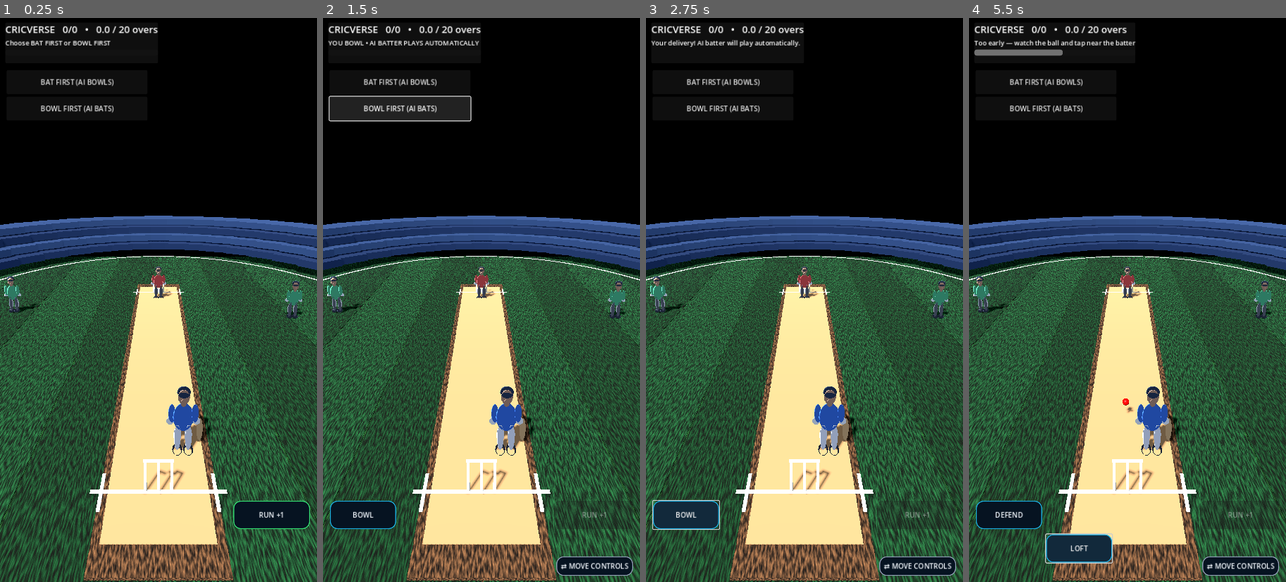
Above: before the commit, frames 1-4 (left to right).
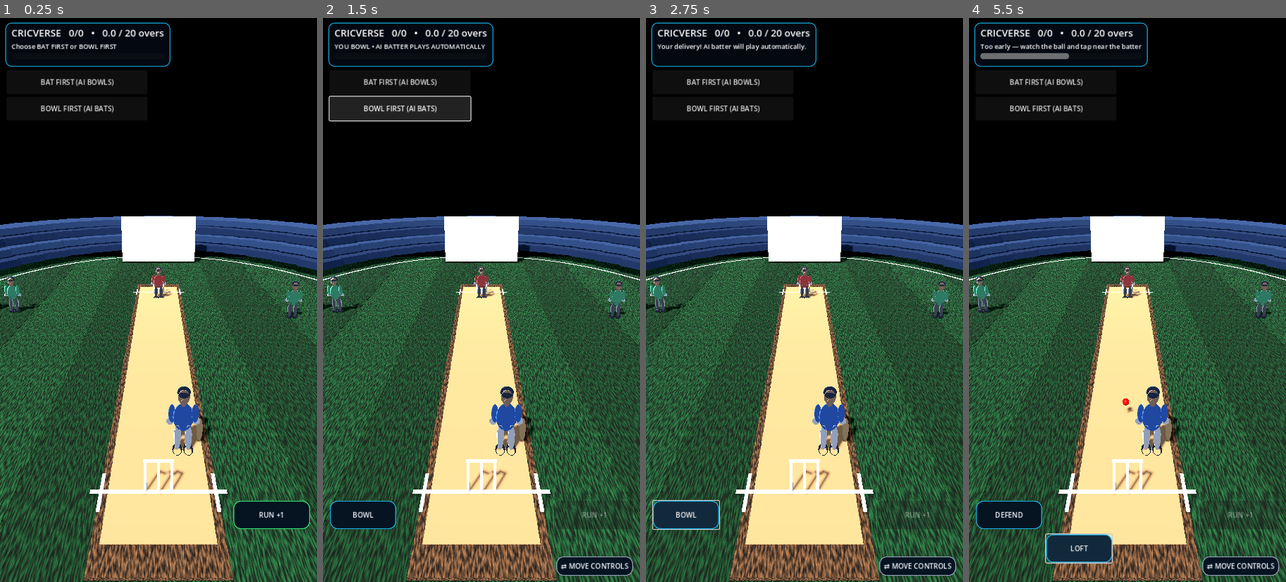
Above: after the commit, the same moments.

Repository: rakibbristy/boundary-cricket
Game: Godot game, scene res://main.tscn
Two runs of this game, one before a commit and one after it. Both use one fixed random seed, a clock stepped at 60 frames per second and the inputs below.
Inputs:
- Up to frame 1 (0.25 s): no input
- Up to frame 2 (1.5 s): click "BAT FIRST (AI BOWLS)" at 0.5 s; click "BOWL FIRST (AI BATS)" at 1.25 s
- Up to frame 3 (2.75 s): click "BOWL" at 2 s
- Up to frame 4 (5.5 s): click "BAT FIRST (AI BOWLS)" at 2.75 s; click "DEFEND" at 3.5 s; click "DRIVE" at 4.25 s; click "LOFT" at 5 s

The runs differ from the first frame. In frame 1, 3.2% of the frame differs, in the area x 0-66%, y 0-52%; in frame 2, 3.4%; in frame 3, 3.4%; in frame 4, 3.9%.

Commit message:
Add original stadium displays and premium CRICVERSE HUD styling

Diff:
--- a/cricverse/main.gd
+++ b/cricverse/main.gd
@@ -100,6 +100,7 @@
 		_make_box("Bail", Vector3(0, 1.10, z), Vector3(0.82, 0.055, 0.075), Color(0.98, 0.91, 0.73))
 	_add_oval_boundary()
 	_build_stadium()
+	_add_stadium_details()
 	make_batter()
 	make_bowler()
 	camera = Camera3D.new()
@@ -137,6 +138,31 @@
 			lamp.omni_range = 28.0
 			lamp.shadow_enabled = false
 			add_child(lamp)
+
+
+func _add_stadium_details() -> void:
+	# Original CRICVERSE visual identity: illuminated score displays and sight screens.
+	for side in [-1, 1]:
+		var screen := _make_box("CRICVERSE_Score_Display", Vector3(float(side) * 15.2, 5.0, -1.5), Vector3(0.32, 3.0, 5.6), Color(0.012, 0.035, 0.075))
+		screen.rotation.y = PI * 0.5 if side < 0 else -PI * 0.5
+		var screen_label := Label3D.new()
+		screen_label.name = "Score_Display_Text"
+		screen_label.text = "CRICVERSE\nYOUR WORLD. YOUR CRICKET."
+		screen_label.font_size = 32
+		screen_label.pixel_size = 0.012
+		screen_label.modulate = Color(0.35, 0.92, 1.0)
+		screen_label.position = Vector3(0.0, 0.0, 0.18)
+		screen.add_child(screen_label)
+	# Sight screens at both ends give the pitch a recognisable broadcast-ground layout.
+	for end_sign in [-1, 1]:
+		var sight := _make_box("Sight_Screen", Vector3(0, 2.2, float(end_sign) * 18.7), Vector3(7.0, 4.2, 0.42), Color(0.82, 0.84, 0.82))
+		sight.material_override = _mat(Color(0.82, 0.84, 0.82), 0.0, 0.95)
+	# Low-profile LED fascia around the near-side boundary.
+	for side in [-1, 1]:
+		var fascia := _make_box("LED_Boundary_Fascia", Vector3(float(side) * 15.4, 0.55, 0), Vector3(0.18, 0.72, 35.0), Color(0.015, 0.12, 0.19))
+		fascia.material_override = _mat(Color(0.015, 0.12, 0.19), 0.15, 0.38)
+		for z in range(-16, 17, 4):
+			_make_box("LED_Fascia_Light", Vector3(float(side) * 15.29, 0.58, float(z)), Vector3(0.035, 0.12, 2.2), Color(0.08, 0.72, 0.92))
 
 func _add_oval_boundary() -> void:
 	var ring := TorusMesh.new()
@@ -354,7 +380,17 @@
 	add_child(layer)
 	var panel := PanelContainer.new()
 	panel.position = Vector2(12, 12)
-	panel.size = Vector2(340, 92)
+	panel.size = Vector2(340, 100)
+	var panel_skin := StyleBoxFlat.new()
+	panel_skin.bg_color = Color(0.012, 0.035, 0.075, 0.92)
+	panel_skin.set_corner_radius_all(14)
+	panel_skin.set_border_width_all(2)
+	panel_skin.border_color = Color(0.08, 0.68, 0.88, 0.9)
+	panel_skin.content_margin_left = 14
+	panel_skin.content_margin_right = 14
+	panel_skin.content_margin_top = 8
+	panel_skin.content_margin_bottom = 8
+	panel.add_theme_stylebox_override("panel", panel_skin)
 	layer.add_child(panel)
 	var v := VBoxContainer.new()
 	panel.add_child(v)
